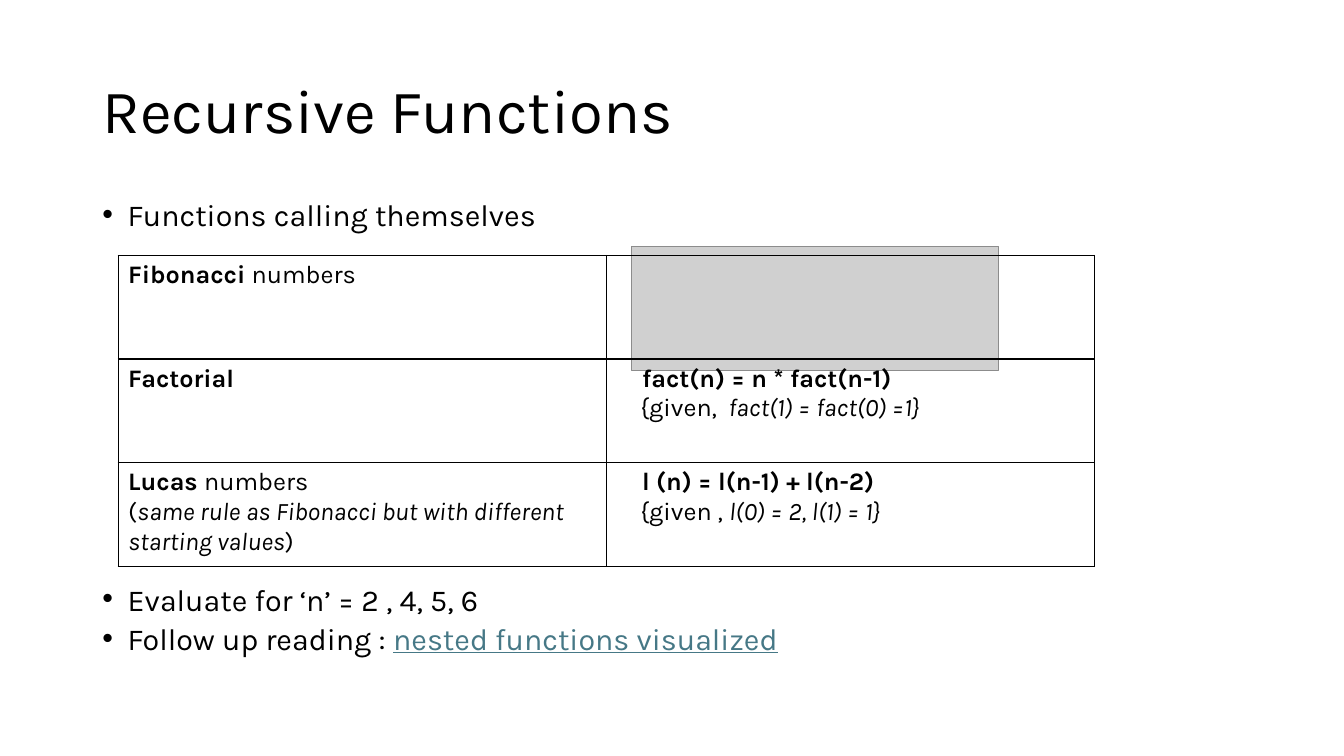
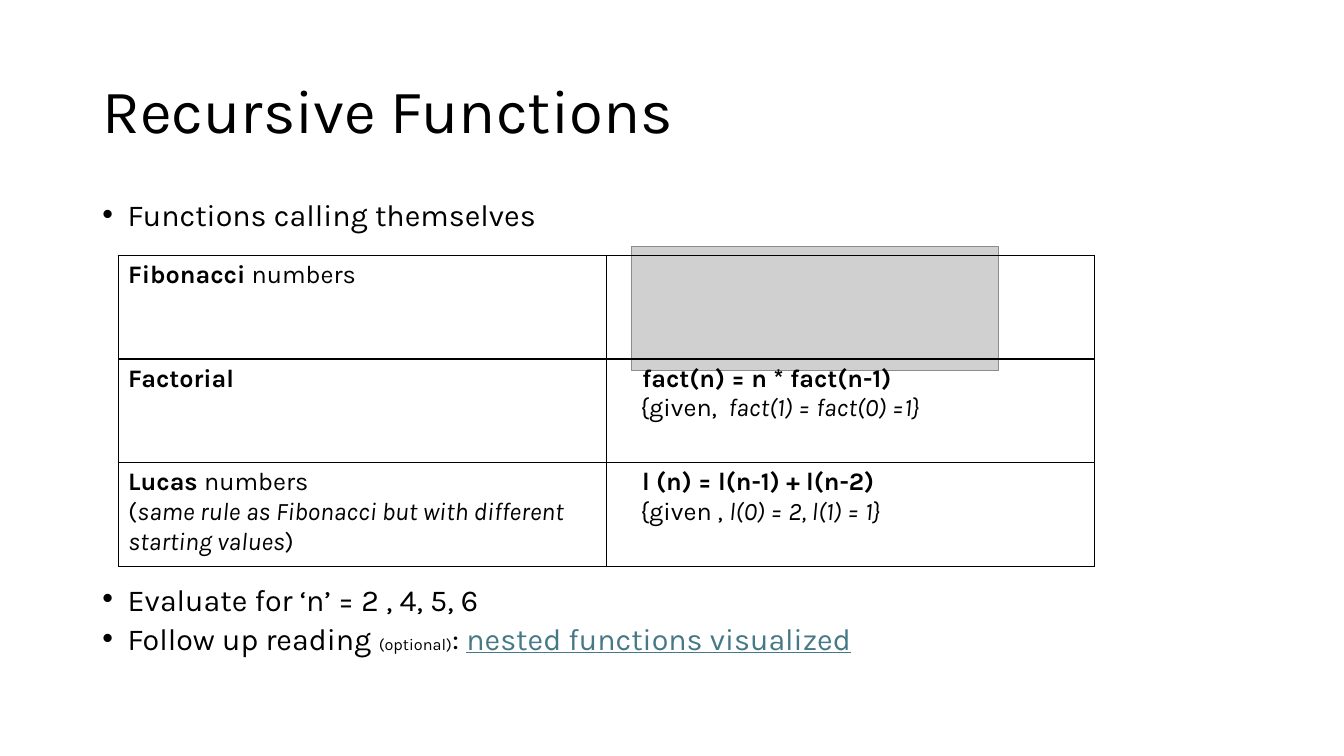
Before and after one commit to MoklaEducation/ems_winter_2025_acsl101, a slide deck: slide 23 of all/ExploringCSConceptsViaACSLCompetitions_all.pptx. Drawn at 1344x756 pixels with LibreOffice and Linux fonts; fonts in the diff are those of the drawing; grey boxes stand for pictures. Boxes give left, top, right and bottom in pixels: in the first picture for what was removed or moved away, otherwise in the second. Text is boxed around its words. In the diff, an @@ line names an element or a change of style, - is before the commit and + after.

```diff
--- a/all/ExploringCSConceptsViaACSLCompetitions_all.pptx
+++ b/all/ExploringCSConceptsViaACSLCompetitions_all.pptx
@@ text at bbox=[128, 629, 851, 658]: text changed; text colour #467886 to #000000 @@
-• Follow up reading : nested functions visualized
+• Follow up reading (optional): nested functions visualized
```
Also in this commit, not shown: 3 other slides changed, 5 other files.
